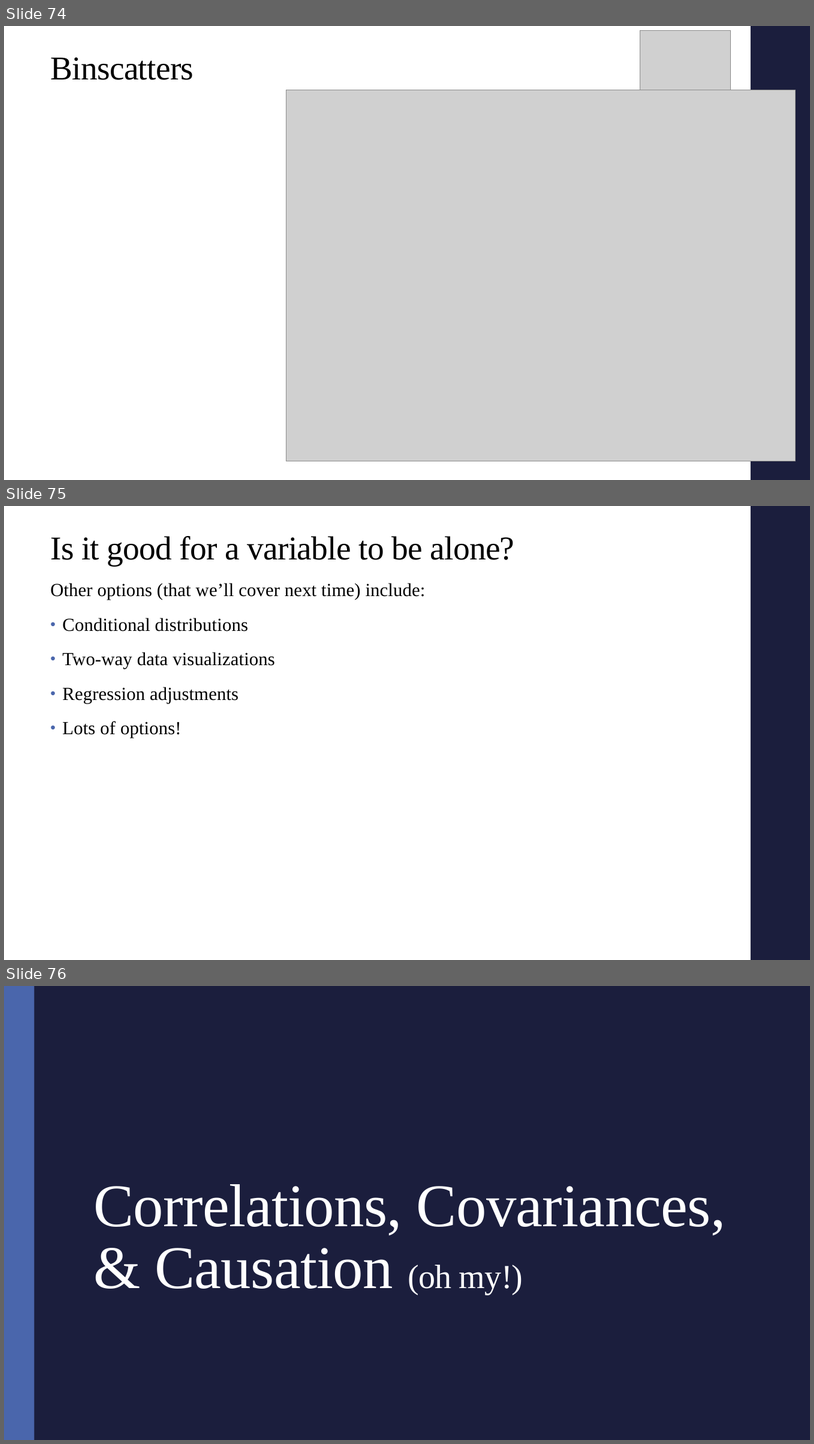
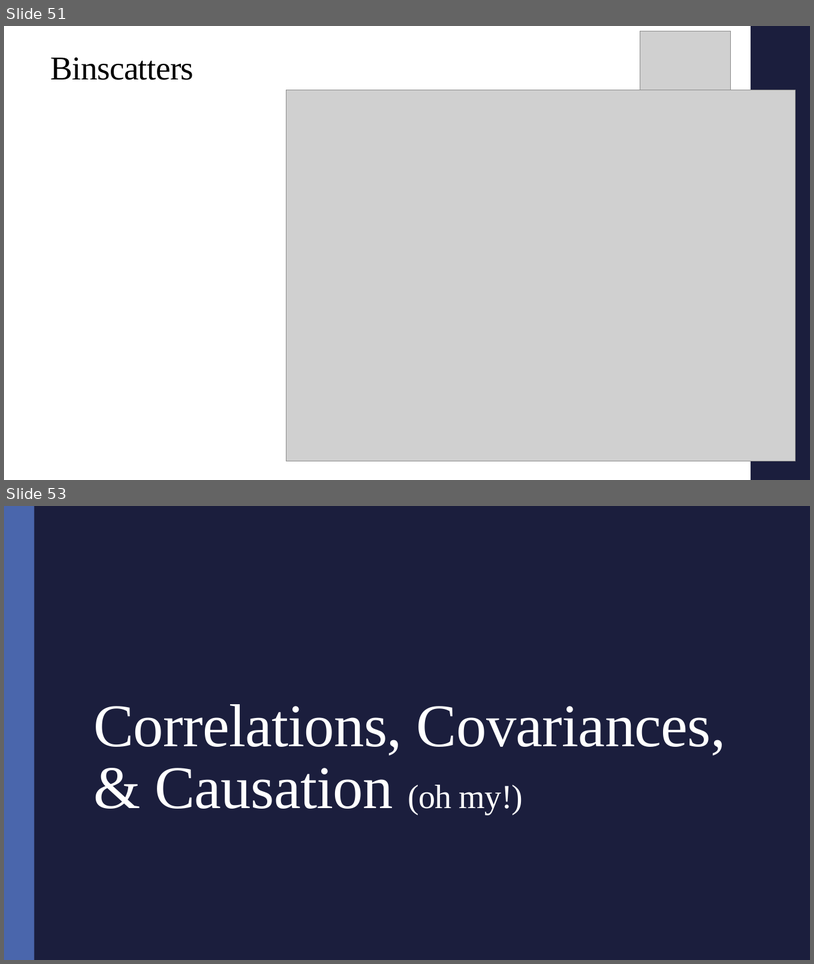
Before and after one commit to alex-hoagland/HAD5772, a slide deck: Lectures/Lecture03_Correlations/Lecture3_Correlations.pptx. Shown one above the other, each under a label of ours: slides 74, 75 and 76 before the commit, slides 51 and 53 after it; the slides between them are not shown. The pictures are 814x1444 and 814x964 pixels, drawn with LibreOffice and Linux fonts; fonts in the diff are those of the drawing; grey boxes stand for pictures. Boxes give left, top, right and bottom in pixels: in the first picture for what was removed or moved away, otherwise in the second. Text is boxed around its words. In the diff, an @@ line names an element or a change of style, - is before the commit and + after.

```diff
--- a/Lectures/Lecture03_Correlations/Lecture3_Correlations.pptx
+++ b/Lectures/Lecture03_Correlations/Lecture3_Correlations.pptx
@@ slide 75 removed at bbox=[4, 506, 810, 960], background #FFFFFF; not listed: 1 template element that a slide beside it also shows @@
@@ title removed at bbox=[50, 536, 515, 565] @@
-Is it good for a variable to be alone?
@@ text removed at bbox=[50, 583, 426, 738] @@
-Other options (that we’ll cover next time) include:
-• Conditional distributions
-• Two-way data visualizations
-• Regression adjustments
-• Lots of options!
@@ what was slide 74 is now slide 51 @@
@@ what was slide 76 is now slide 53 @@
```
Also in this commit, not shown: 10 slides changed, 2 slides added, 3 other slides removed, 11 other files.
